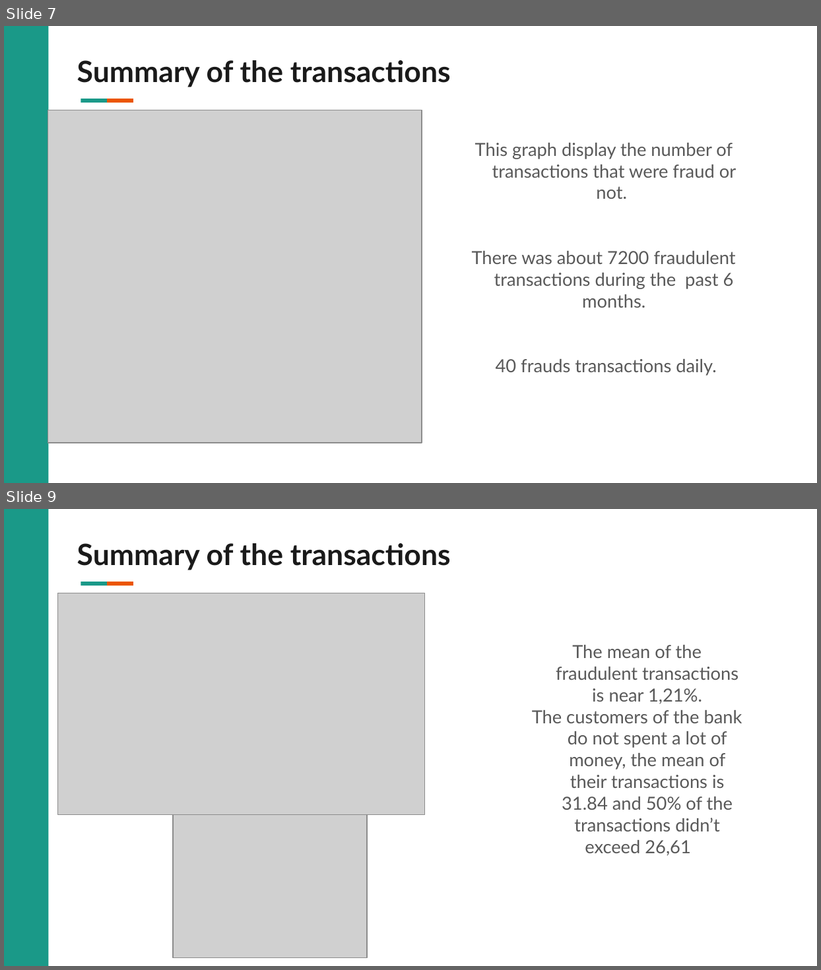
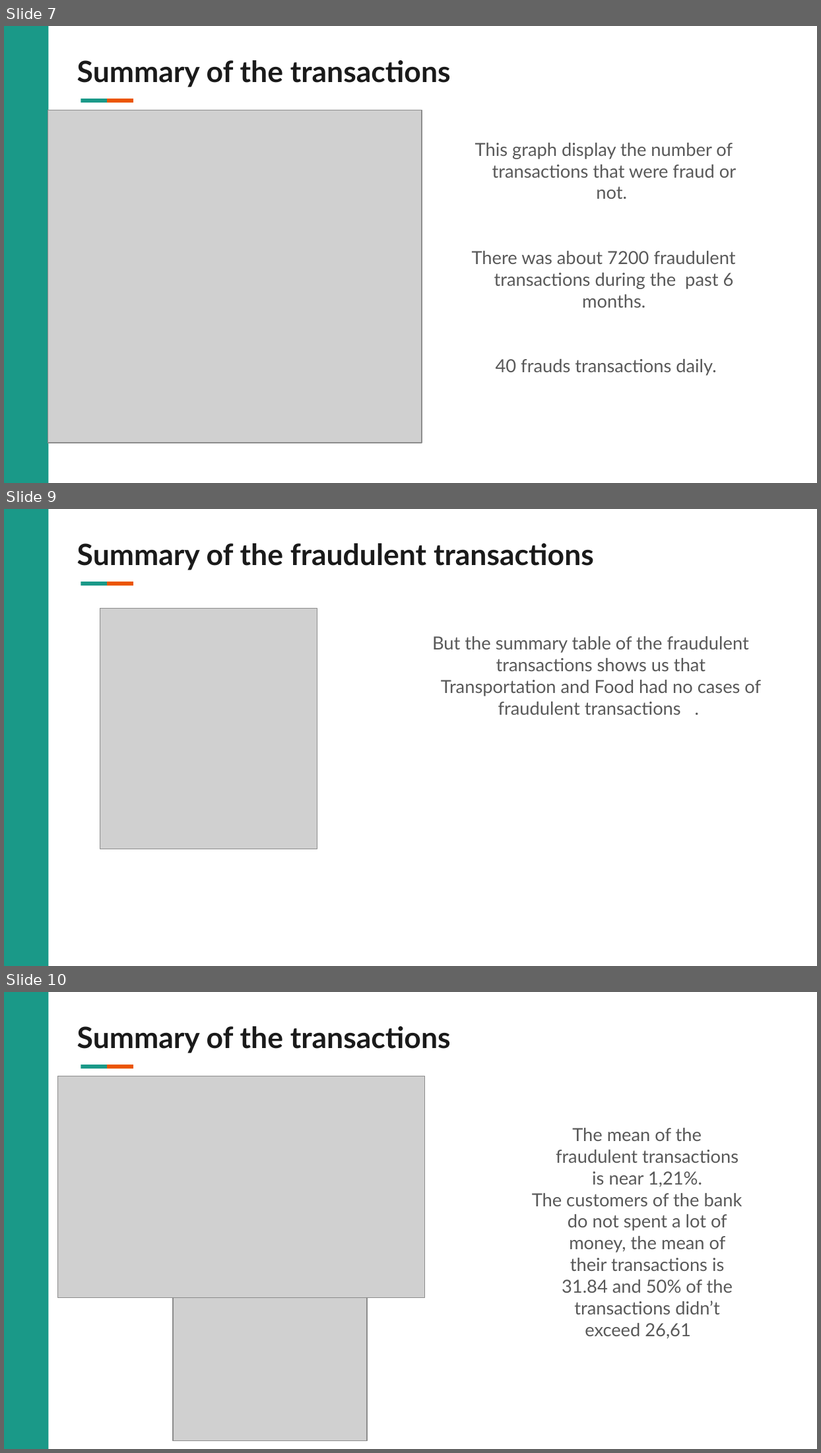
Before and after one commit to VIP509/Business-Intelligence-Project, a slide deck: BI Project Presentation .pptx. Shown one above the other, each under a label of ours: slides 7 and 9 before the commit, slides 7, 9 and 10 after it; the slides between them are not shown. The pictures are 821x970 and 821x1453 pixels, drawn with LibreOffice and Linux fonts; fonts in the diff are those of the drawing; grey boxes stand for pictures; background and template pictures are left out. Boxes give left, top, right and bottom in pixels: in the first picture for what was removed or moved away, otherwise in the second. Text is boxed around its words. In the diff, an @@ line names an element or a change of style, - is before the commit and + after.

Commit message:
updated

```diff
--- a/BI Project Presentation .pptx
+++ b/BI Project Presentation .pptx
@@ slide 9 added at bbox=[4, 509, 817, 966], background #FFFFFF; not listed: 3 template elements that a slide beside it also shows @@
@@ title added at bbox=[77, 543, 594, 570], 26 pt, text #1A1A1A, bold @@
+Summary of the fraudulent transactions
@@ picture added at bbox=[100, 608, 317, 849] @@
@@ text added at bbox=[432, 636, 761, 715], 16 pt, text #595959 @@
+But the summary table of the fraudulent transactions shows us that Transportation and Food had no cases of fraudulent transactions .
@@ what was slide 9 is now slide 10 @@
```
Also in this commit, not shown: 1 slide changed.
